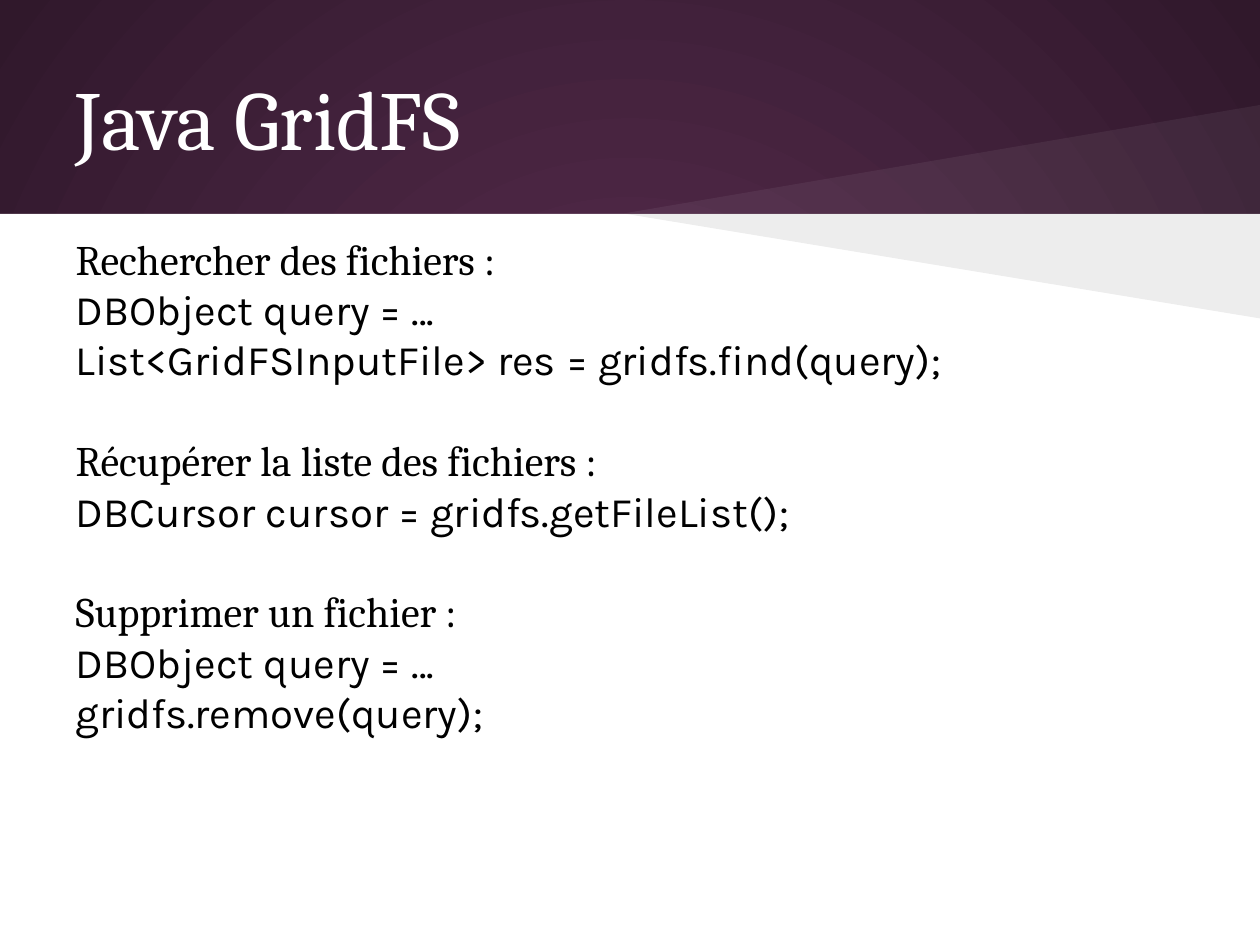
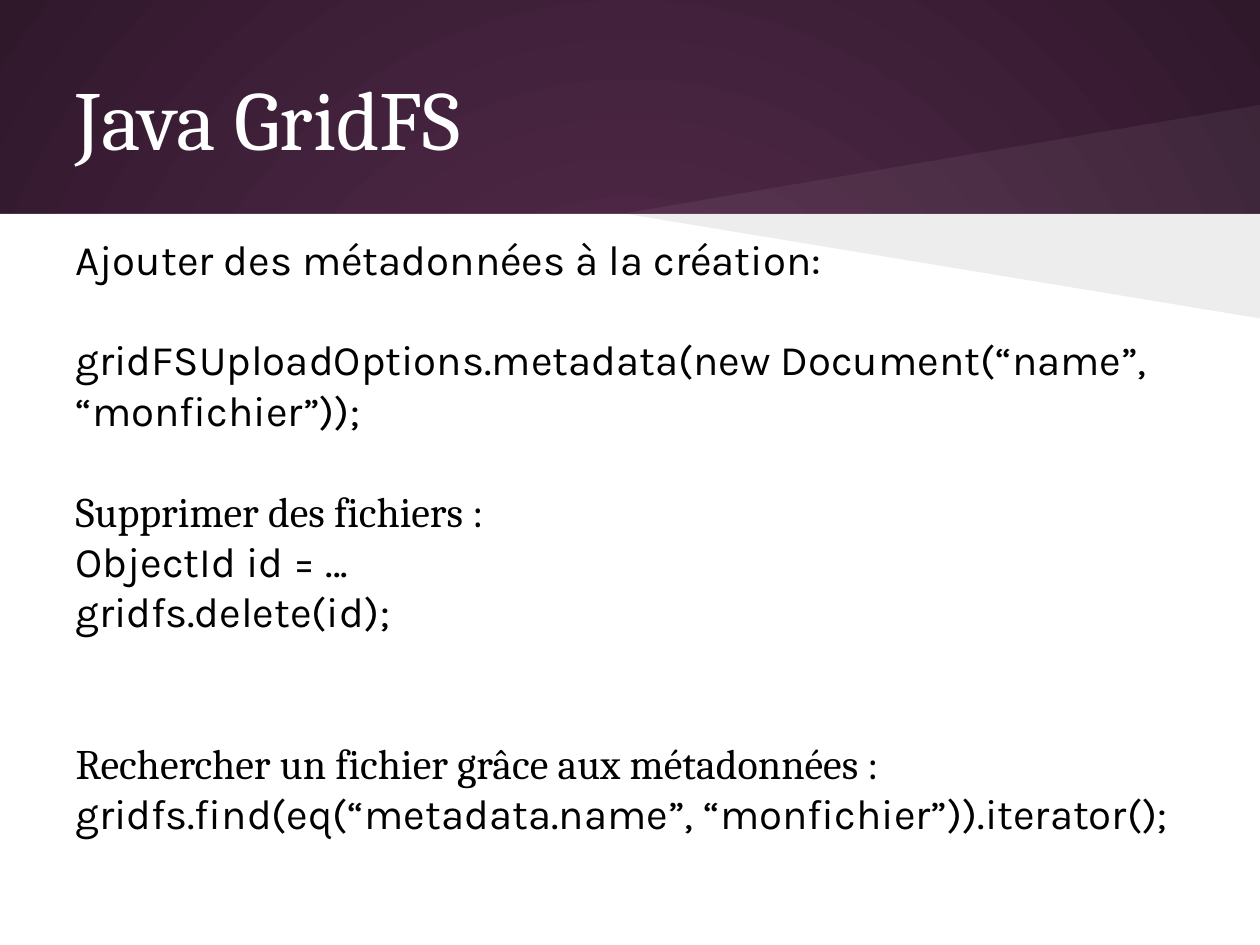
Before and after one commit to olivier-pitton/dant, a slide deck: slide 44 of mongodb/Cours_NoSQL.pptx (slide 50 before the commit). Drawn at 1260x945 pixels with LibreOffice and Linux fonts; fonts in the diff are those of the drawing. Boxes give left, top, right and bottom in pixels: in the first picture for what was removed or moved away, otherwise in the second. Text is boxed around its words. In the diff, an @@ line names an element or a change of style, - is before the commit and + after.

```diff
--- a/mongodb/Cours_NoSQL.pptx
+++ b/mongodb/Cours_NoSQL.pptx
@@ text at bbox=[76, 243, 1167, 840]: text changed @@
-Rechercher des fichiers :
-DBObject query = ...
-List<GridFSInputFile> res = gridfs.find(query);
-Récupérer la liste des fichiers :
-DBCursor cursor = gridfs.getFileList();
-Supprimer un fichier :
-DBObject query = ...
-gridfs.remove(query);
+Ajouter des métadonnées à la création:
+gridFSUploadOptions.metadata(new Document(“name”, “monfichier”));
+Supprimer des fichiers :
+ObjectId id = ...
+gridfs.delete(id);
+Rechercher un fichier grâce aux métadonnées :
+gridfs.find(eq(“metadata.name”, “monfichier”)).iterator();
```
Also in this commit, not shown: 10 other slides changed, 5 slides added, 12 slides removed, 5 other files.
